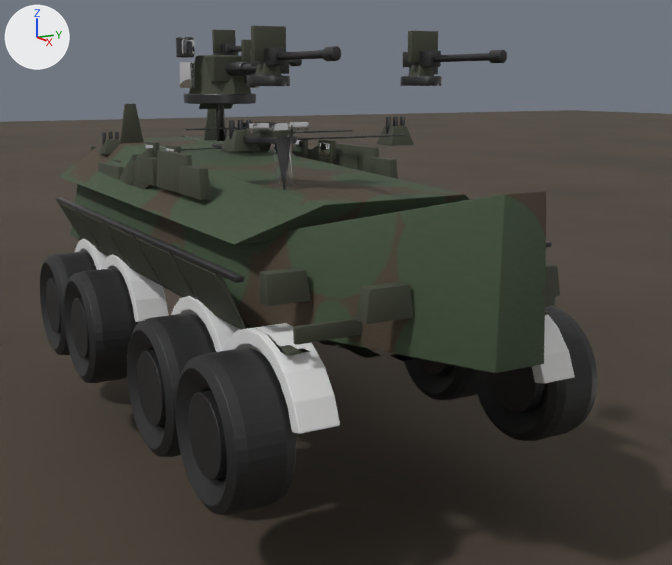
The Blender file art/showcase/apc_detail.blend as it was, and as the next commit left it.
Before and after are seen from a camera (50 mm lens) standing at (10.74, -5.15, 4.04) and looking at (0.64, 0.6, 1.54). Arrows for +X, +Y and +Z are at upper left; the lights stay in place. The first picture is the older version.

In view in the first picture: 'Ground', 'fender_0l', 'fender_1l', 'fender_2l', 'fender_3l', 'fender_3r', 'hull_tub', 'hull_upper', 'wheel_0l_tyre', 'wheel_1l_tyre', 'wheel_2l_tyre', 'wheel_3l_barrel', 'wheel_3l_tyre', 'wheel_3r_barrel', 'wheel_3r_tyre' and 87 more.
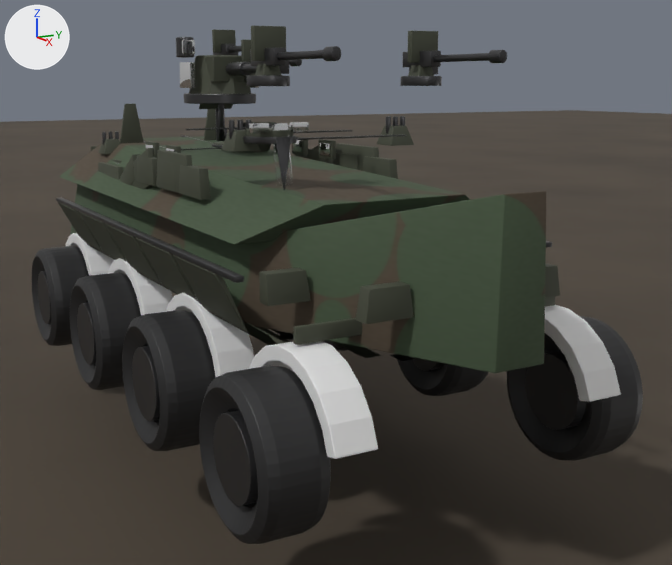
ob_pivot_wheel_1l is not drawn itself; it is the parent of ob_wheel_1l_tyre, ob_wheel_1l_lug_0_0, ob_wheel_1l_lug_0_1, ob_wheel_1l_lug_0_2, ob_wheel_1l_lug_0_3, ob_wheel_1l_lug_0_4, ob_wheel_1l_lug_0_5, ob_wheel_1l_lug_0_6.
ob_pivot_wheel_2l is not drawn itself; it is the parent of ob_wheel_2l_tyre, ob_wheel_2l_lug_0_0, ob_wheel_2l_lug_0_1, ob_wheel_2l_lug_0_2, ob_wheel_2l_lug_0_3, ob_wheel_2l_lug_0_4, ob_wheel_2l_lug_0_5, ob_wheel_2l_lug_0_6.
ob_pivot_wheel_3l is not drawn itself; it is the parent of ob_wheel_3l_tyre, ob_wheel_3l_lug_0_0, ob_wheel_3l_lug_0_1, ob_wheel_3l_lug_0_2, ob_wheel_3l_lug_0_3, ob_wheel_3l_lug_0_4, ob_wheel_3l_lug_0_5, ob_wheel_3l_lug_0_6.
ob_pivot_wheel_3r is not drawn itself; it is the parent of ob_wheel_3r_tyre, ob_wheel_3r_lug_0_0, ob_wheel_3r_lug_0_1, ob_wheel_3r_lug_0_2, ob_wheel_3r_lug_0_3, ob_wheel_3r_lug_0_4, ob_wheel_3r_lug_0_5, ob_wheel_3r_lug_0_6.

The edits, one by one:
Object 'pivot_wheel_1l' (ob_pivot_wheel_1l) moves from (-1.52, -1.85, 0.8) to (-1.2, -1.85, 0.8).
Object 'pivot_wheel_2l' (ob_pivot_wheel_2l) moves from (1.38, -1.85, 0.8) to (1.2, -1.85, 0.8).
Object 'pivot_wheel_3l' (ob_pivot_wheel_3l) moves from (2.96, -1.85, 0.8) to (3.6, -1.85, 0.8).
Object 'pivot_wheel_3r' (ob_pivot_wheel_3r) moves from (2.96, 1.85, 0.8) to (3.6, 1.85, 0.8).
Object 'fender_0l' (ob_fender_0l) moves from (0.0, 0.0, 0.0) to (-0.58, 0.0, 0.0).
Object 'fender_1l' (ob_fender_1l) moves from (0.0, 0.0, 0.0) to (0.32, 0.0, 0.0).
Object 'fender_2l' (ob_fender_2l) moves from (0.0, 0.0, 0.0) to (-0.18, 0.0, 0.0).
Object 'fender_3l' (ob_fender_3l) moves from (0.0, 0.0, 0.0) to (0.64, 0.0, 0.0).
Object 'fender_3r' (ob_fender_3r) moves from (0.0, 0.0, 0.0) to (0.64, 0.0, 0.0).

Boxes (x1, y1, x2, y2) around the edits, measured in the pictures (672 x 565 px):
'wheel_3l_tyre', moved: before (175, 348, 296, 515); after (199, 365, 331, 544)
'wheel_3r_tyre', moved: before (472, 306, 597, 441); after (507, 316, 643, 461)
'fender_3l', moved: before (224, 323, 340, 434); after (249, 341, 378, 459)
'wheel_2l_tyre', moved: before (127, 314, 216, 457); after (122, 310, 216, 451)
'wheel_1l_tyre', moved: before (64, 269, 139, 383); after (70, 273, 141, 390)
'wheel_3l_barrel', moved: before (188, 390, 227, 480); after (213, 410, 258, 506)
'fender_3r', moved: before (532, 315, 575, 383); after (545, 305, 621, 402)
'wheel_3r_barrel', moved: before (489, 366, 544, 412); after (525, 351, 586, 430)
'fender_2l', moved: before (171, 295, 240, 352); after (166, 293, 254, 377)
'wheel_2l_barrel', moved: before (137, 350, 166, 427); after (132, 346, 160, 421)
'fender_1l', moved: before (102, 254, 169, 322); after (108, 258, 173, 315)
'wheel_1l_barrel', moved: before (71, 298, 89, 359); after (77, 302, 96, 365)
'fender_0l', moved: before (75, 239, 108, 270); after (66, 233, 115, 276)
